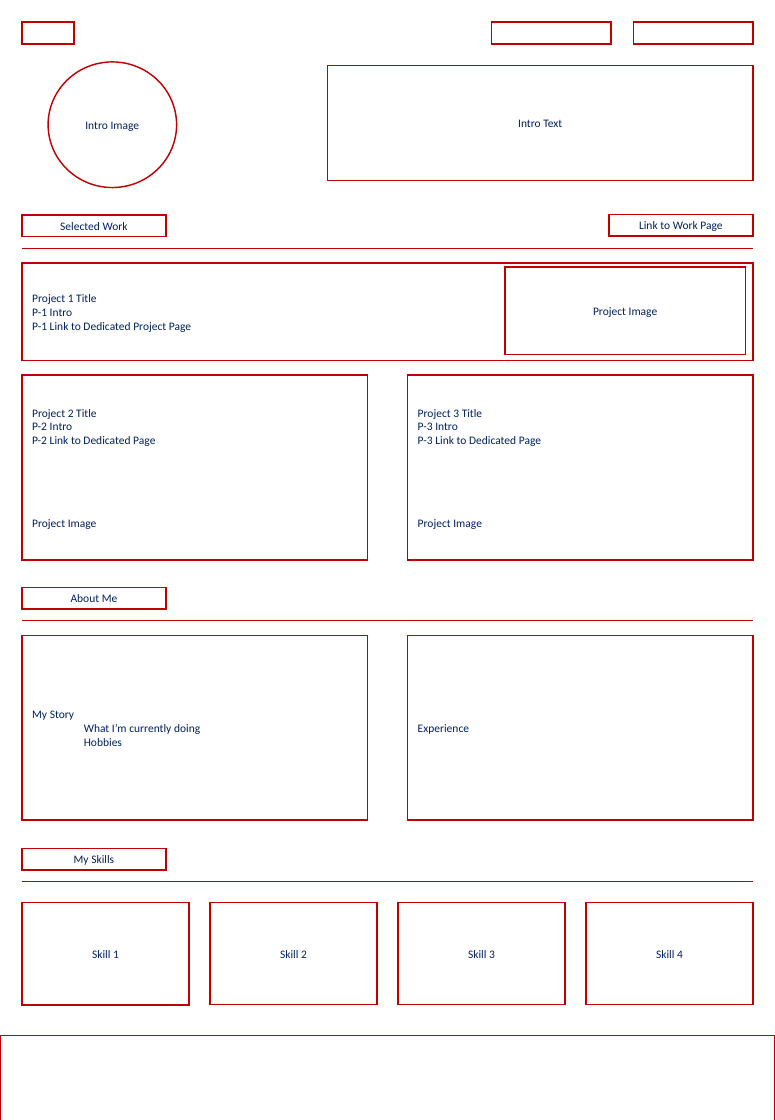
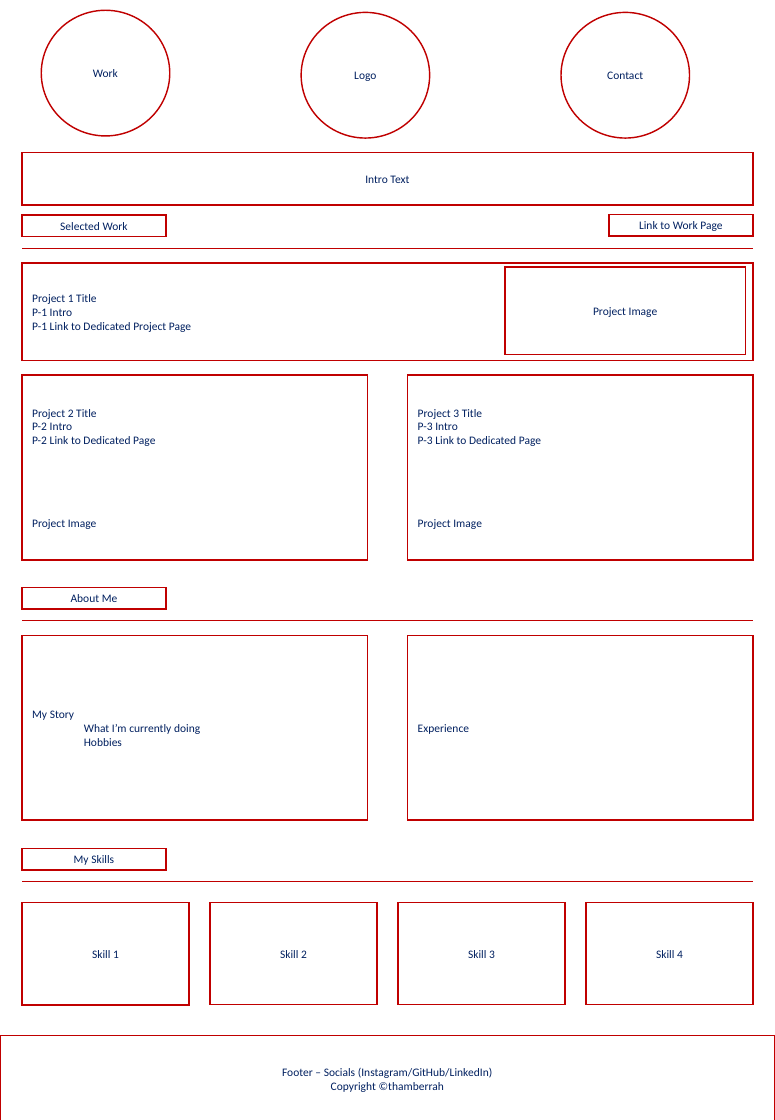
Before and after one commit to Thamberrah/Portfolio, a slide deck: slide 1 of documents/Portfolio-Design2.pptx. Drawn at 775x1120 pixels with LibreOffice and Linux fonts; fonts in the diff are those of the drawing. Boxes give left, top, right and bottom in pixels: in the first picture for what was removed or moved away, otherwise in the second. Text is boxed around its words. In the diff, an @@ line names an element or a change of style, - is before the commit and + after.

```diff
--- a/documents/Portfolio-Design2.pptx
+++ b/documents/Portfolio-Design2.pptx
@@ rectangle removed at (22, 22, 73, 43) @@
@@ ellipse added at (41, 10, 169, 136), outline #C00000 1 pt, 8 pt, text #002060 @@
+Work
@@ ellipse added at (301, 12, 429, 138), outline #C00000 1 pt, 8 pt, text #002060 @@
+Logo
@@ rectangle removed at (492, 22, 612, 43) @@
@@ ellipse added at (561, 12, 689, 138), outline #C00000 1 pt, 8 pt, text #002060 @@
+Contact
@@ rectangle removed at (633, 22, 753, 43) @@
@@ ellipse removed at (49, 62, 177, 188) @@
-Intro Image
@@ rectangle "Intro Text": place and size @@
-rectangle "Intro Text" at (328, 65, 753, 180)
+rectangle "Intro Text" at (22, 153, 752, 206)
@@ text in rectangle at (282, 1068, 492, 1092): text added @@
+Footer – Socials (Instagram/GitHub/LinkedIn)
+Copyright ©thamberrah
```
Also in this commit, not shown: 2 other slides changed, 1 slide added.
